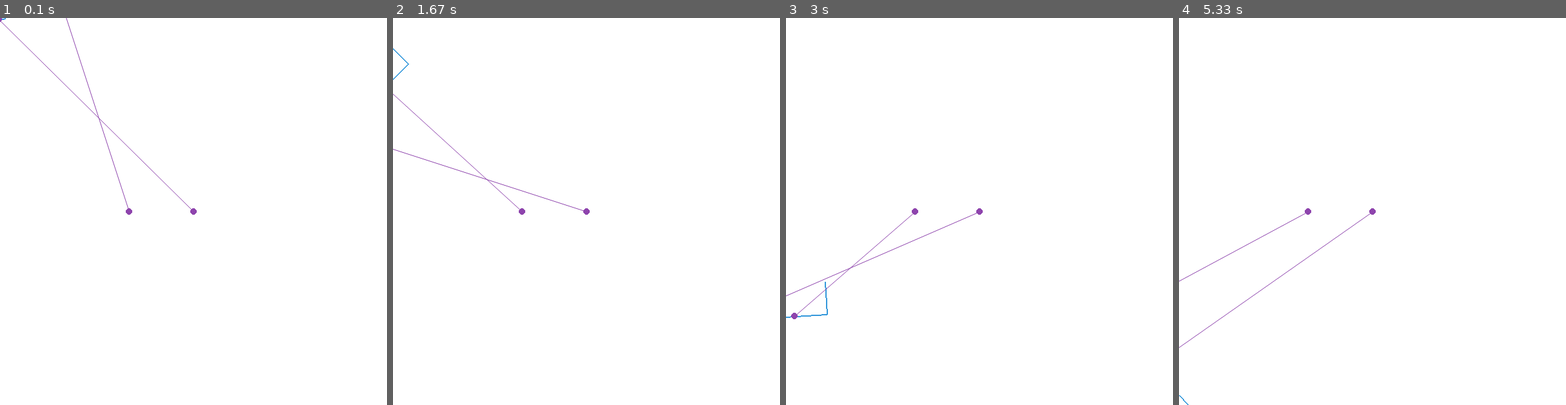
Above: before the commit, frames 1-4 (left to right).
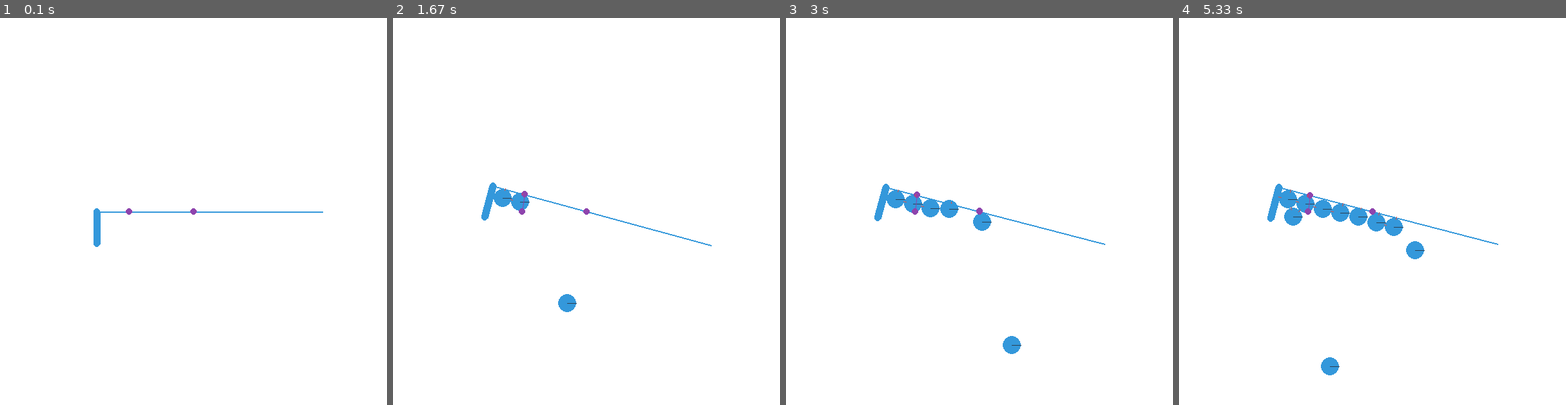
Above: after the commit, the same moments.

Repository: shibacow/pymunk_test
Game: pygame game, started from 02.py
Same seed, same stepped clock (60 frames per second), same inputs: the game is played once before the commit and once after it.
Inputs:
- Up to frame 1 (0.1 s): no input
- Up to frame 2 (1.67 s): no input
- Up to frame 3 (3 s): no input
- Up to frame 4 (5.33 s): no input

The runs differ from the first frame. In frame 1, 0.6% of the frame differs, in the area x 0-84%, y 0-60%; in frame 2, 1.1%; in frame 3, 1.6%; in frame 4, 2.2%, in the area x 0-83%, y 42-100%.

Commit message:
try misc

Diff:
--- a/02.py
+++ b/02.py
@@ -13,7 +13,7 @@
     clock = pygame.time.Clock()
     space = pymunk.Space()
     space.gravity = (0.0,-900.0)
-    return (screen,space,clock)
+    return screen,clock,space
 
 def add_ball(space):
     mass=1
@@ -21,7 +21,7 @@
     inetia = pymunk.moment_for_circle(mass,0,radius,(0,0))
     body = pymunk.Body(mass,inetia)
     x = random.randint(120,380)
-    body.postion = x,550
+    body.position = x,550
     shape = pymunk.Circle(body,radius,(0,0))
     space.add(body,shape)
     return shape
@@ -32,9 +32,9 @@
     rotation_limit_body = pymunk.Body(body_type=pymunk.Body.STATIC)
     rotation_limit_body.position=(200,300)
     body = pymunk.Body(10,10000)
-    body.postion = (300,300)
-    l1 = pymunk.Segment(body, (-150, 0), (255.0, 0.0), 1)
-    l2 = pymunk.Segment(body, (-150.0, 0), (-150.0, 50.0), 1)
+    body.position = (300,300)
+    l1 = pymunk.Segment(body, (-150, 0), (200.0, 0.0), 1)
+    l2 = pymunk.Segment(body, (-150.0, 0), (-150.0, 50.0), 5)
 
     rotation_center_joint = pymunk.PinJoint(body,rotation_center_body,(0,0),(0,0))
     joint_limit = 25
@@ -43,12 +43,13 @@
     return l1,l2
 
 def main():
-    (screen,space,clock) = init()
+    (screen,clock,space) = init()
     lines = add_L(space)
     balls = []
     draw_options = pymunk.pygame_util.DrawOptions(screen)
+    print(draw_options)
 
-    tick_to_next_ball = 10
+    ticks_to_next_ball = 10
     running=True
     while running:
         for event in pygame.event.get():
@@ -56,11 +57,12 @@
                 sys.exit(0)
             elif event.type == KEYDOWN and event.key == K_ESCAPE:
                 sys.exit(0)
-        tick_to_next_ball -= 1
-        if tick_to_next_ball <=0:
-            tick_to_next_ball = 25
+        ticks_to_next_ball -= 1
+        if ticks_to_next_ball <=0:
+            ticks_to_next_ball = 25
             ball_shape = add_ball(space)
             balls.append(ball_shape)
+
         balls_to_remove = []
         for ball in balls:
             if ball.body.position.y < 150:
--- a/slide_and_pinjoint.py
+++ b/slide_and_pinjoint.py
@@ -51,10 +51,13 @@
 
     space = pymunk.Space()
     space.gravity = (0.0, -900.0)
+    print(screen)
+    print(space)
 
-    lines = add_L(space)
+    #lines = add_L(space)
     balls = []
     draw_options = pymunk.pygame_util.DrawOptions(screen)
+    print(draw_options)
 
     ticks_to_next_ball = 10
     while True:
@@ -80,9 +83,9 @@
         for ball in balls_to_remove:
             space.remove(ball, ball.body)
             balls.remove(ball)
-
         space.step(1/50.0)
-
+        for i,body in enumerate(space.bodies):
+            print("i={} x={} y={}".format(i,body.position.x,body.position.y))
         screen.fill((255,255,255))
         space.debug_draw(draw_options)
 
